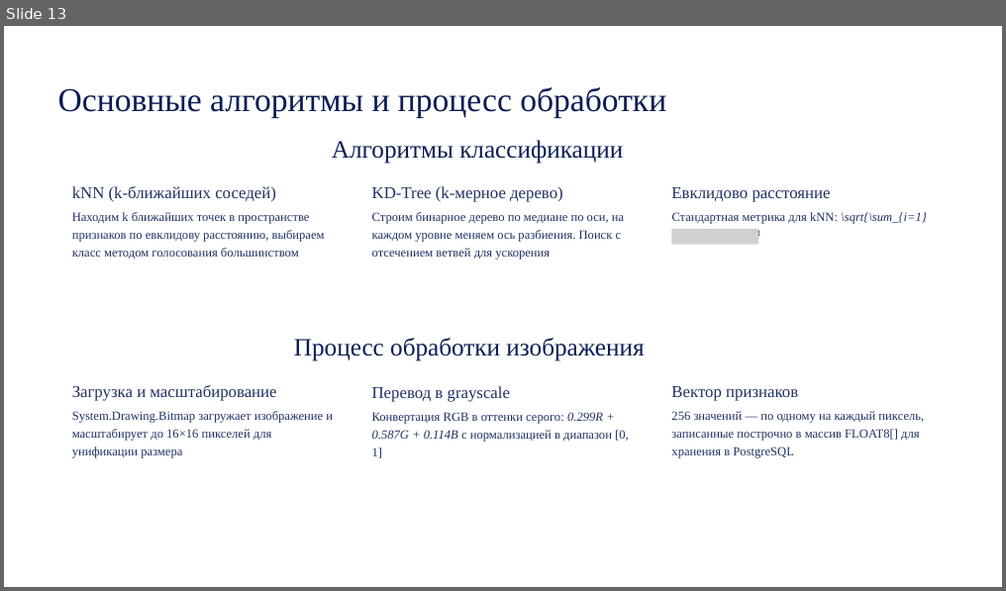
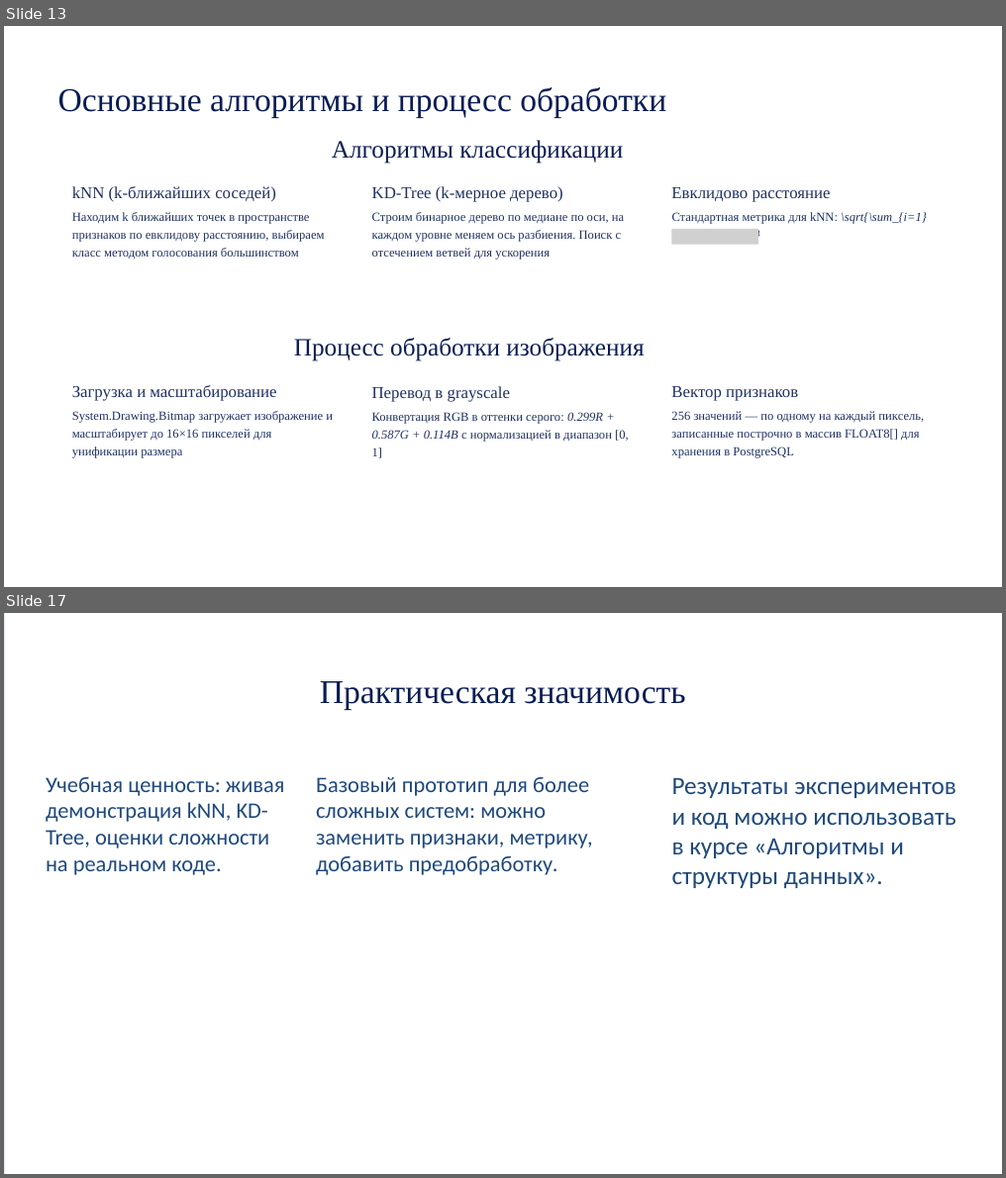
Before and after one commit to KockAnigilator/ImageRecognition, a slide deck: Финал.pptx. Shown one above the other, each under a label of ours: slide 13 before the commit, slides 13 and 17 after it; the slides between them are not shown. The pictures are 1006x591 and 1006x1178 pixels, drawn with LibreOffice and Linux fonts; fonts in the diff are those of the drawing; grey boxes stand for pictures. Boxes give left, top, right and bottom in pixels: in the first picture for what was removed or moved away, otherwise in the second. Text is boxed around its words. In the diff, an @@ line names an element or a change of style, - is before the commit and + after.

```diff
--- a/Финал.pptx
+++ b/Финал.pptx
@@ slide 17 added at box(4, 613, 1002, 1174), background #FFFFFF @@
@@ freeform shape added at box(4, 613, 1002, 1174), fill #DEEEFF @@
@@ freeform shape added at box(6, 613, 1002, 1174), fill #FFFFFF @@
@@ text added at box(320, 681, 685, 709), 48 pt, text #091C53 @@
+Практическая значимость
@@ text added at box(46, 777, 285, 875), 32 pt, text #1F497D @@
+Учебная ценность: живая демонстрация kNN, KD-Tree, оценки сложности на реальном коде.
@@ text added at box(316, 777, 593, 875), 32 pt, text #1F497D @@
+Базовый прототип для более сложных систем: можно заменить признаки, метрику, добавить предобработку.
@@ text added at box(672, 778, 956, 888), 36 pt, text #1F497D @@
+Результаты экспериментов и код можно использовать в курсе «Алгоритмы и структуры данных».
```
Also in this commit, not shown: 5 other slides added, 1 other file.
